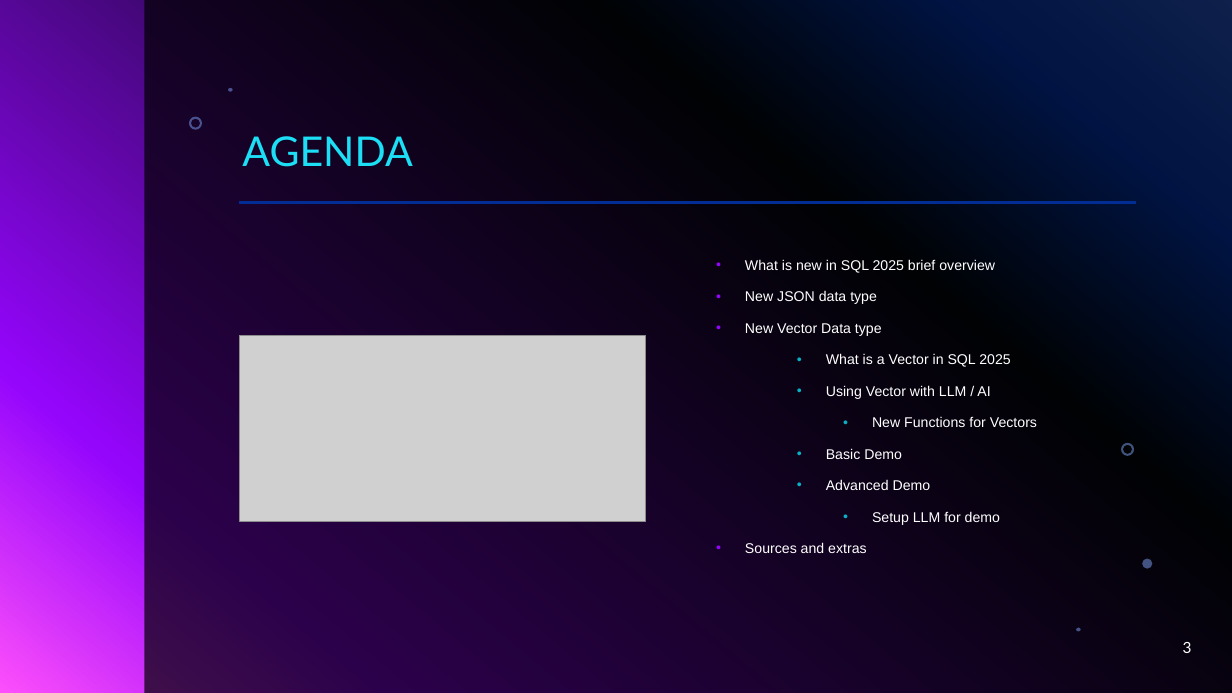
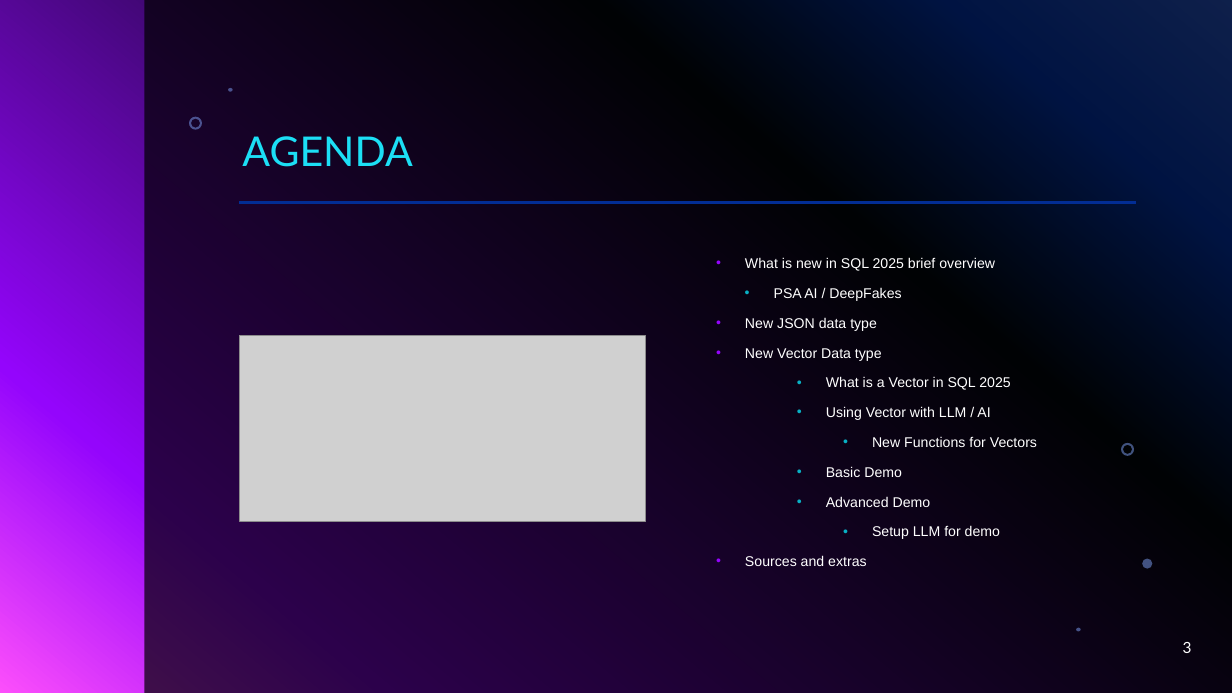
Before and after one commit to sqlbouncer/PSSUG_202512, a slide deck: slide 3 of PSSUG_202511.pptx. Drawn at 1232x693 pixels with LibreOffice and Linux fonts; fonts in the diff are those of the drawing; grey boxes stand for pictures; background and template pictures are left out. Boxes give left, top, right and bottom in pixels: in the first picture for what was removed or moved away, otherwise in the second. Text is boxed around its words. In the diff, an @@ line names an element or a change of style, - is before the commit and + after.

Commit message:
Update PSSUG_202511.pptx
add PSA

```diff
--- a/PSSUG_202511.pptx
+++ b/PSSUG_202511.pptx
@@ text at [745,257,1037,566]: line spacing 1.1 to 1 @@
@@ text at [774,288,901,301]: paragraph added @@
+  • PSA AI / DeepFakes
```
